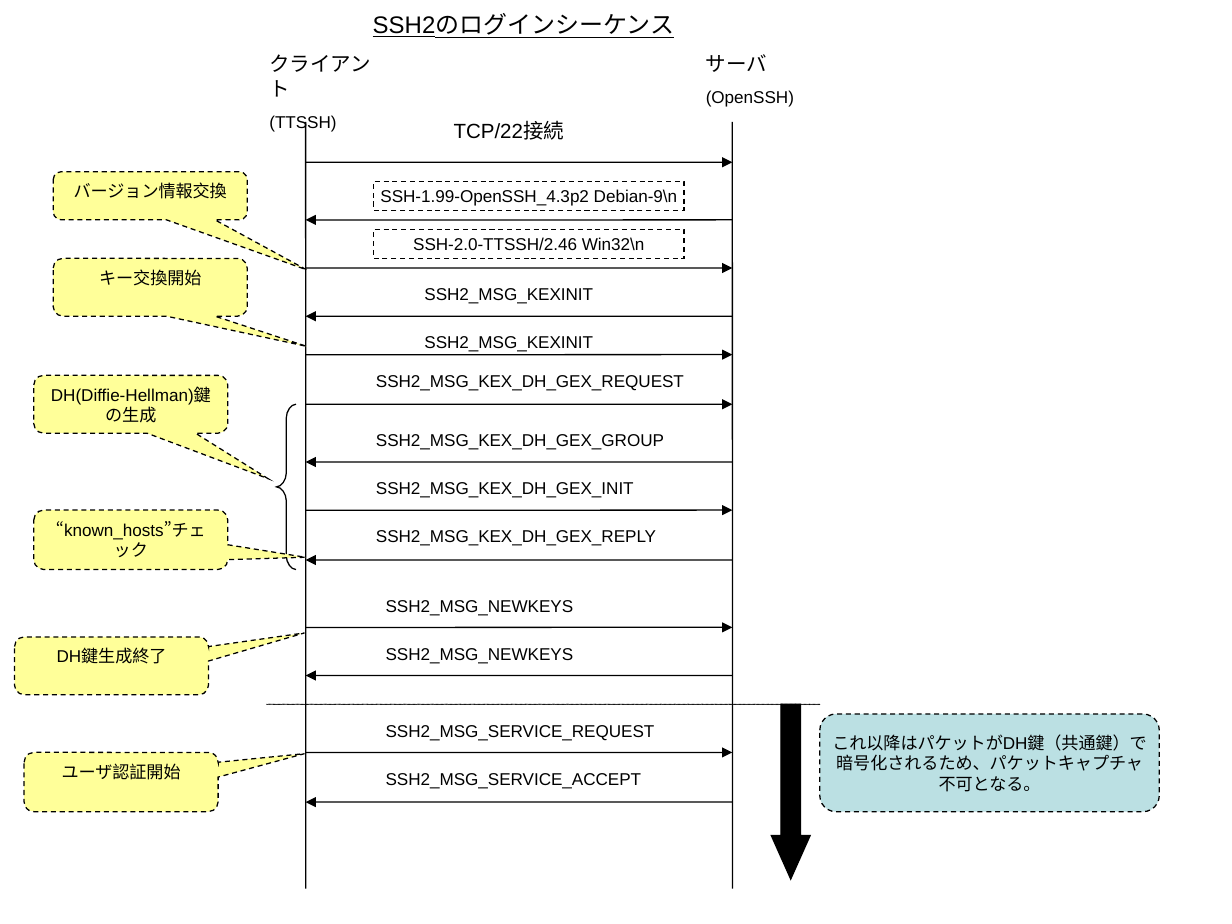
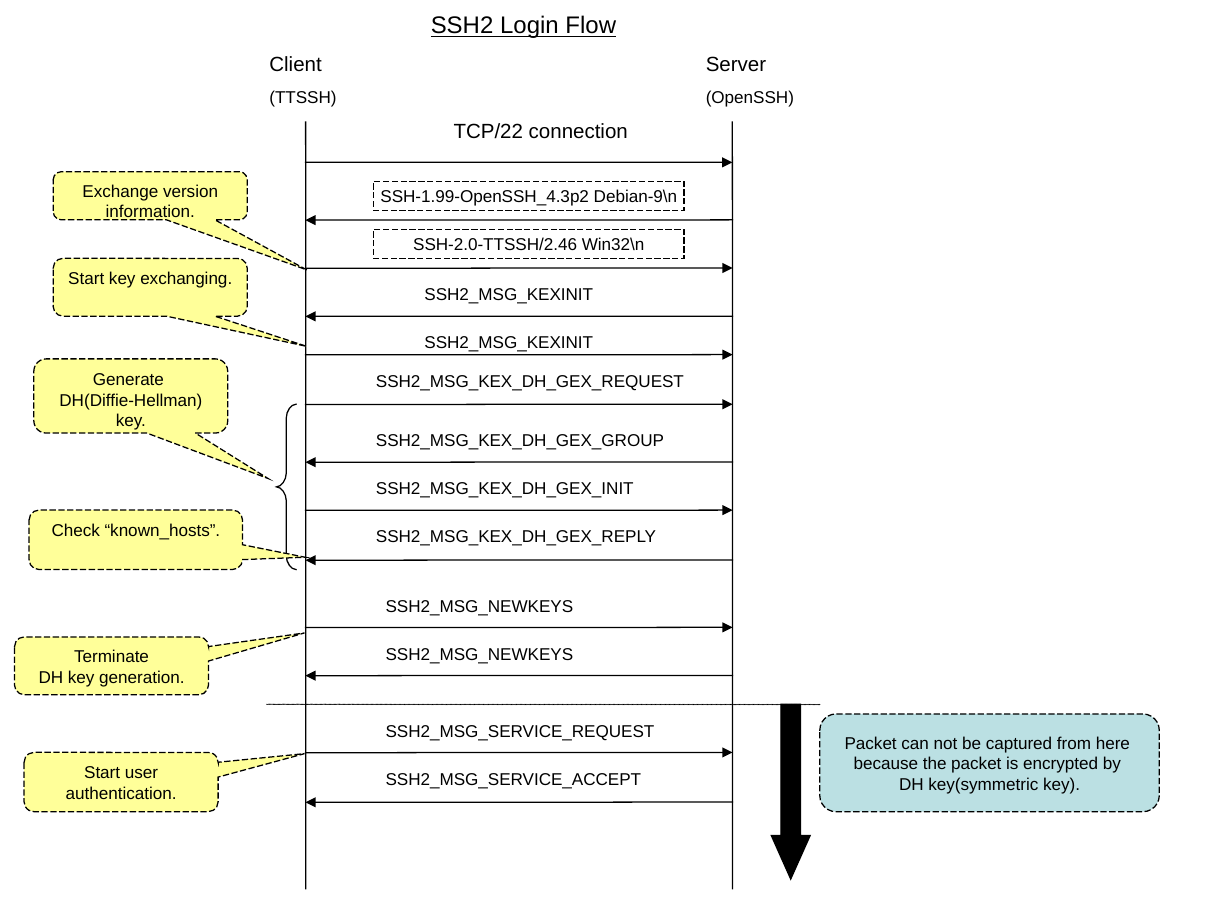
Before and after one commit to m-tmatma/teraterm-mirror-svn2git, a slide deck: slide 1 of doc/en/html/reference/image/ssh2_sequence.ppt. Drawn at 1232x924 pixels with LibreOffice and Linux fonts; fonts in the diff are those of the drawing. Boxes give left, top, right and bottom in pixels: in the first picture for what was removed or moved away, otherwise in the second. Text is boxed around its words. In the diff, an @@ line names an element or a change of style, - is before the commit and + after.

```diff
--- a/doc/en/html/reference/image/ssh2_sequence.ppt
+++ b/doc/en/html/reference/image/ssh2_sequence.ppt
@@ title at <box>431,15,616,38</box>: text changed @@
-SSH2のログインシーケンス
+SSH2 Login Flow
@@ text at <box>269,56,321,72</box>: text changed @@
-クライアント
+Client
@@ text at <box>706,56,766,72</box>: text changed @@
-サーバ
+Server
@@ text at <box>454,123,628,139</box>: text changed @@
-TCP/22接続
+TCP/22 connection
@@ text in rounded speech box at <box>82,184,218,221</box>: text changed @@
-バージョン情報交換
+Exchange version information.
@@ text in rounded speech box at <box>68,271,232,288</box>: text changed @@
-キー交換開始
+Start key exchanging.
@@ rounded speech box "Generate": place and size @@
-rounded speech box "Generate" at <box>33,376,227,434</box>
+rounded speech box "Generate" at <box>33,359,227,432</box>
@@ rounded speech box "Generate" at <box>33,359,227,432</box>: outline #000000 0.74 pt dashed to #000000 0.74 pt; proportions changed @@
@@ text in rounded speech box at <box>59,373,202,430</box>: text changed @@
-DH(Diffie-Hellman)鍵の生成
+Generate
+DH(Diffie-Hellman) key.
@@ rounded speech box "Check “known_hosts”." at <box>30,510,243,569</box>: outline #000000 0.74 pt dashed to #000000 0.74 pt; proportions changed @@
@@ rounded speech box "Check “known_hosts”.": place and size @@
-rounded speech box "Check “known_hosts”." at <box>33,510,227,569</box>
+rounded speech box "Check “known_hosts”." at <box>30,510,243,569</box>
@@ text in rounded speech box at <box>52,523,221,540</box>: text changed @@
-“known_hosts”チェック
+Check “known_hosts”.
@@ text in rounded speech box at <box>39,649,184,687</box>: text changed @@
-DH鍵生成終了
+Terminate
+DH key generation.
@@ text in rounded rectangle at <box>845,736,1130,794</box>: text changed @@
-これ以降はパケットがDH鍵（共通鍵）で
-暗号化されるため、パケットキャプチャ
-不可となる。
+Packet can not be captured from here
+because the packet is encrypted by
+DH key(symmetric key).
@@ outline #000000 0.74 pt dashed to #000000 0.74 pt in 5 elements at <box>53,171,246,219</box>, <box>53,259,246,317</box>, <box>15,637,208,695</box>, <box>819,715,1159,812</box>, <box>25,753,218,812</box> @@
@@ text in rounded speech box at <box>66,766,177,799</box>: text changed @@
-ユーザ認証開始
+Start user authentication.
```
Also in this commit, not shown: 2 other slides changed, 13 other files.
